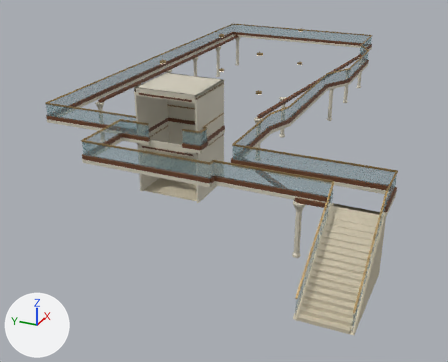
The glTF model Game/assets/models/AST-DIN-004.glb: old version first, new version second.
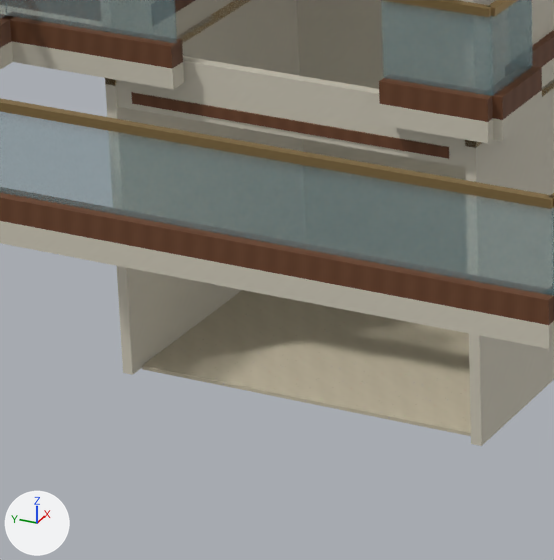
There are two pictures of each version: one whole from a 50 mm lens placed at (-32.51, -28.26, 17.56), pointed at (7.61, -10.21, -2.5), one close up on the part from 27% to 47% of the width and 36% to 61% of the height. The lights are fixed; the arrows at lower left show +X, +Y and +Z. The older version's two pictures come first.

The older version as bpy lines, for what is in view:
```python
me_mez_guardcap_15 = bpy.data.meshes.new('MEZ_GuardCap_15')
me_mez_guardcap_15.from_pydata(...)  # a box spanning x -4.93..-4.84, y -15.03..-6.75, z 4.58..4.67
me_mez_guardcap_15.materials.append(mat_champagne_metal)  # picture img_champagne_metal
me_mez_liftfrontspandrel_63_86 = bpy.data.meshes.new('MEZ_LiftFrontSpandrel_63.86')
me_mez_liftfrontspandrel_63_86.from_pydata(...)  # a box spanning x -0.66..-0.54, y -12.04..-7.96, z 2.86..3.5
me_mez_liftfrontspandrel_63_86.materials.append(mat_ivory_enamel)  # picture img_ivory_enamel
me_mez_profilededge_15 = bpy.data.meshes.new('MEZ_ProfiledEdge_15')
me_mez_profilededge_15.from_pydata(...)  # a box spanning x -5.0..-4.78, y -15.03..-6.75, z 3.27..3.5
me_mez_profilededge_15.materials.append(mat_ivory_enamel)  # picture img_ivory_enamel
ob_mez_guardcap_15 = bpy.data.objects.new('MEZ_GuardCap_15', me_mez_guardcap_15)
ob_mez_guardcap_15.location = (0.0, 0.0, 0.0)
ob_mez_liftfrontspandrel_63_86 = bpy.data.objects.new('MEZ_LiftFrontSpandrel_63.86', me_mez_liftfrontspandrel_63_86)
ob_mez_liftfrontspandrel_63_86.location = (0.0, 0.0, 0.0)
ob_mez_profilededge_15 = bpy.data.objects.new('MEZ_ProfiledEdge_15', me_mez_profilededge_15)
ob_mez_profilededge_15.location = (0.0, 0.0, 0.0)
# also in view: 'MEZ_GuardPlinth_15' at (-4.89, -10.89, 3.62); 'MEZ_GuardCap_13' at (-0.79, -11.81, 4.62); 'MEZ_LiftShaftSide_-1' at (1.29, -7.9, 3.31); 'MEZ_LiftHeader_61' at (-0.63, -10.0, 2.99); 'MEZ_LiftShaftRear' at (3.26, -10.0, 3.31)
```
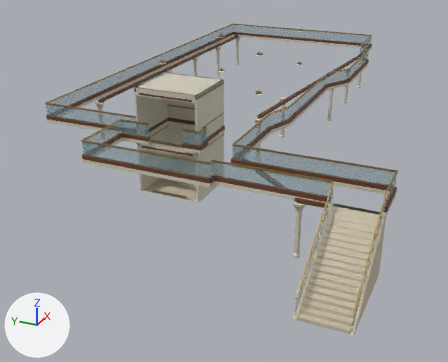
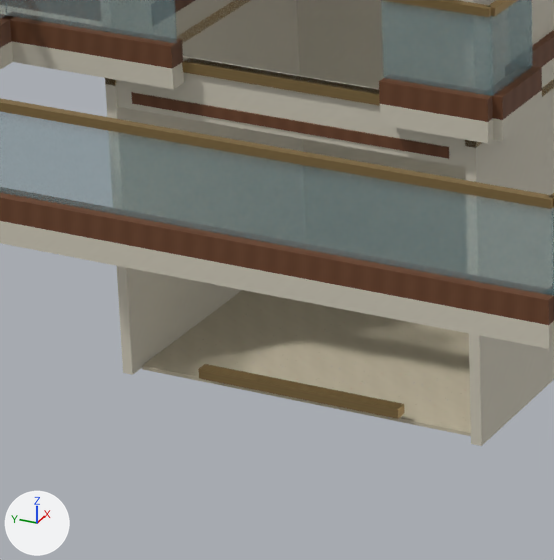
Location of each change, [x1, y1, x2, y2] in pixels of the close-ups (554 x 560 px):
'MEZ_LiftThreshold_61', added (brown)
    after: [198, 364, 404, 419]
'MEZ_LiftThreshold_64.5', added (brown)
    after: [182, 58, 380, 106]

The change, as a list of edits to the scene's bpy script:
```text
Add me_mez_liftthreshold_64_5:
    me_mez_liftthreshold_64_5.from_pydata(...)  # a box spanning x -0.7..-0.56, y -11.2..-8.8, z 3.39..3.5
    me_mez_liftthreshold_64_5.materials.append(mat_champagne_metal)  # picture img_champagne_metal
Add me_mez_liftthreshold_61:
    me_mez_liftthreshold_61.from_pydata(...)  # a box spanning x -0.7..-0.56, y -11.2..-8.8, z -0.11..0.0
    me_mez_liftthreshold_61.materials.append(mat_champagne_metal)  # picture img_champagne_metal
Add ob_mez_liftthreshold_64_5:
    ob_mez_liftthreshold_64_5 = bpy.data.objects.new('MEZ_LiftThreshold_64.5', me_mez_liftthreshold_64_5)
    ob_mez_liftthreshold_64_5.location = (0.0, 0.0, 0.0)
Add ob_mez_liftthreshold_61:
    ob_mez_liftthreshold_61 = bpy.data.objects.new('MEZ_LiftThreshold_61', me_mez_liftthreshold_61)
    ob_mez_liftthreshold_61.location = (0.0, 0.0, 0.0)
```
